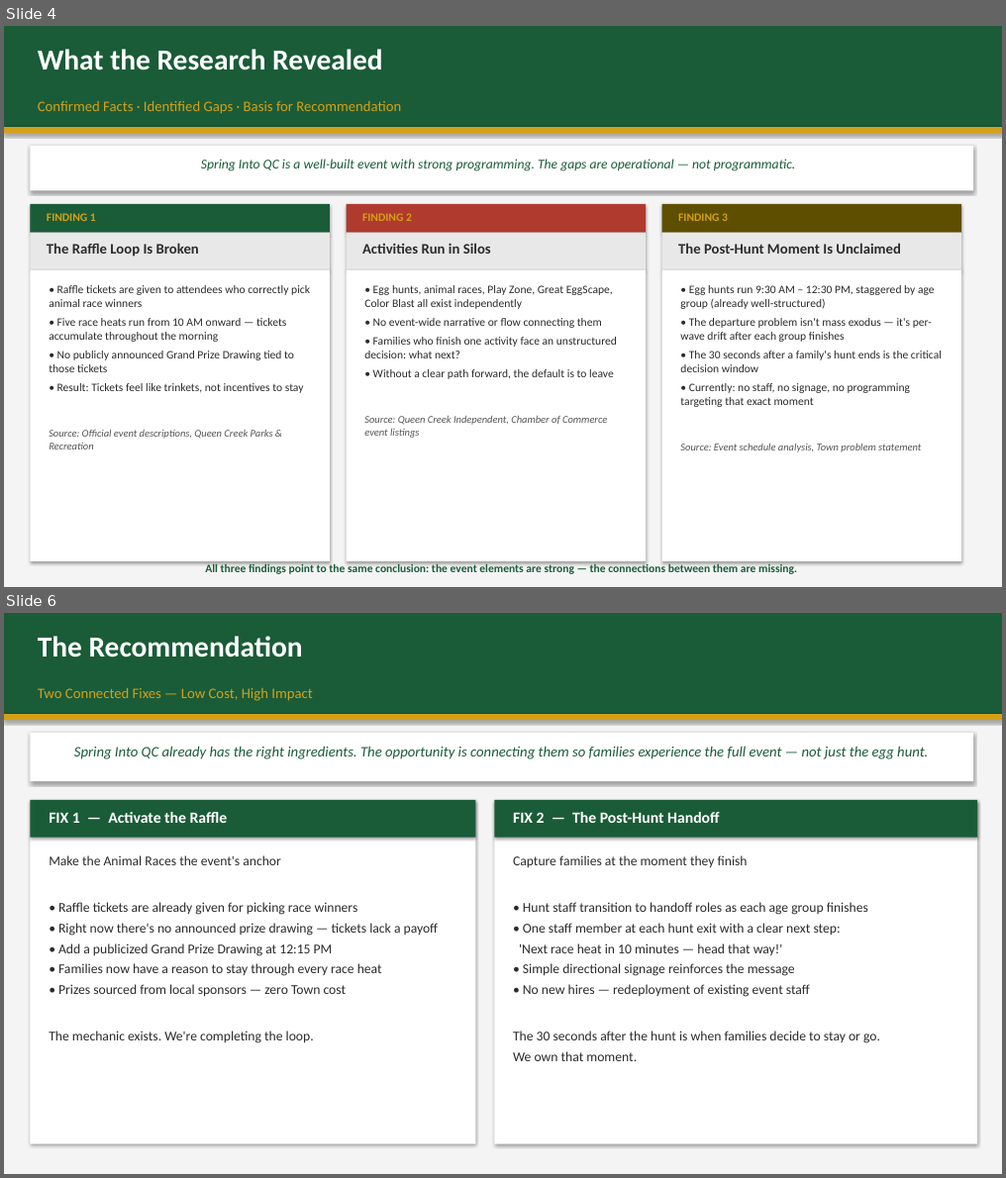
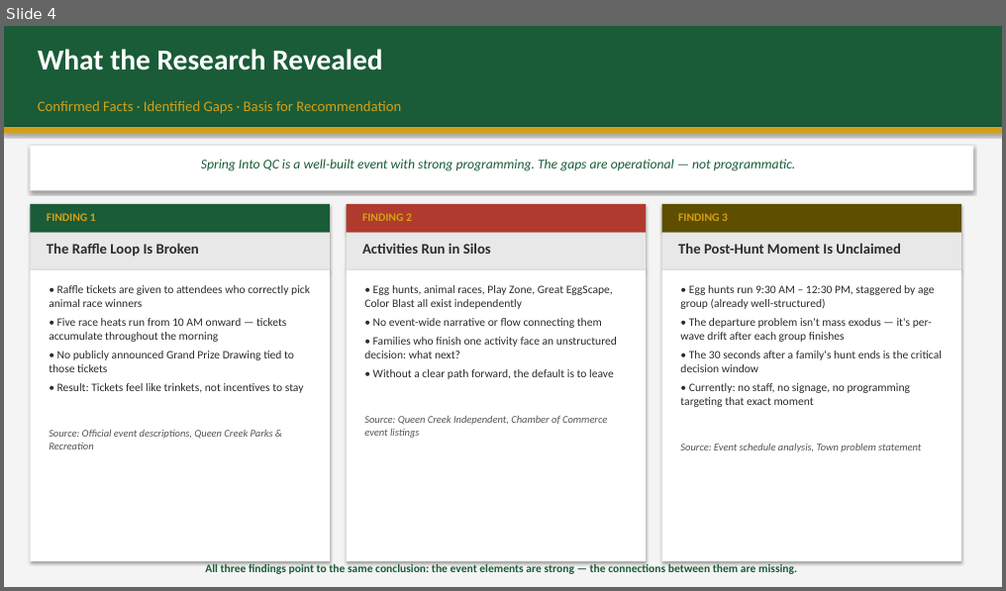
Before and after one commit to billy12/qc, a slide deck: SpringIntoQC_Presentation.pptx. Shown one above the other, each under a label of ours: slides 4 and 6 before the commit, slide 4 after it; the slides between them are not shown. The pictures are 1006x1178 and 1006x591 pixels, drawn with LibreOffice and Linux fonts; fonts in the diff are those of the drawing. Boxes give left, top, right and bottom in pixels: in the first picture for what was removed or moved away, otherwise in the second. Text is boxed around its words. In the diff, an @@ line names an element or a change of style, - is before the commit and + after.

```diff
--- a/SpringIntoQC_Presentation.pptx
+++ b/SpringIntoQC_Presentation.pptx
@@ slide 6 removed at box(4, 613, 1002, 1174), background #FFFFFF @@
@@ rectangle removed at box(4, 613, 1002, 1174) @@
@@ rectangle removed at box(4, 613, 1002, 714) @@
@@ text removed at box(38, 636, 303, 658) @@
-The Recommendation
@@ text removed at box(38, 688, 312, 701) @@
-Two Connected Fixes — Low Cost, High Impact
@@ rectangle removed at box(4, 714, 1002, 720) @@
@@ rectangle removed at box(30, 733, 973, 781) @@
@@ text removed at box(74, 746, 928, 760) @@
-Spring Into QC already has the right ingredients. The opportunity is connecting them so families experience the full event — not just the egg hunt.
@@ rectangle removed at box(30, 800, 475, 1145) @@
@@ rectangle removed at box(30, 800, 475, 838) @@
@@ text removed at box(49, 812, 228, 823) @@
-FIX 1 — Activate the Raffle
@@ rectangle removed at box(494, 800, 977, 1145) @@
@@ rectangle removed at box(494, 800, 977, 838) @@
@@ text removed at box(513, 812, 719, 823) @@
-FIX 2 — The Post-Hunt Handoff
@@ text removed at box(49, 856, 439, 1044) @@
-Make the Animal Races the event's anchor
-• Raffle tickets are already given for picking race winners
-• Right now there's no announced prize drawing — tickets lack a payoff
-• Add a publicized Grand Prize Drawing at 12:15 PM
-• Families now have a reason to stay through every race heat
-• Prizes sourced from local sponsors — zero Town cost
-The mechanic exists. We're completing the loop.
@@ text removed at box(513, 856, 880, 1061) @@
-Capture families at the moment they finish
-• Hunt staff transition to handoff roles as each age group finishes
-• One staff member at each hunt exit with a clear next step:
-'Next race heat in 10 minutes — head that way!'
-• Simple directional signage reinforces the message
-• No new hires — redeployment of existing event staff
-The 30 seconds after the hunt is when families decide to stay or go.
-We own that moment.
```
Also in this commit, not shown: 4 slides changed, 4 slides added, 1 other slide removed, 7 other files.
